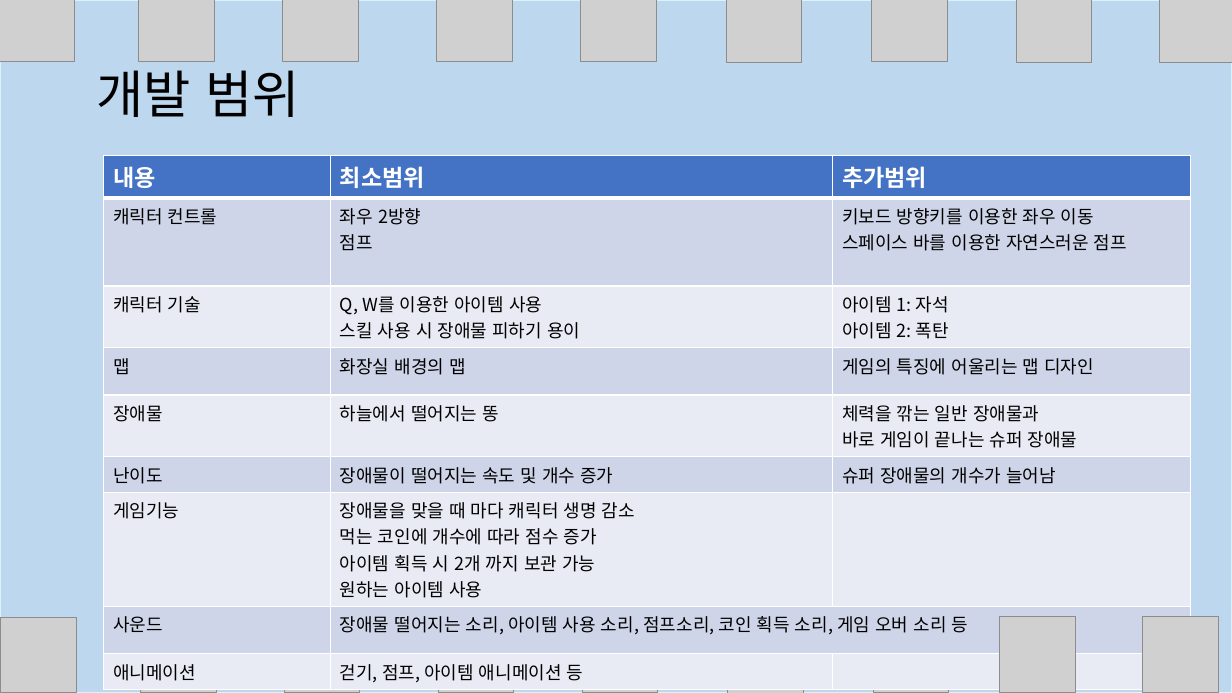
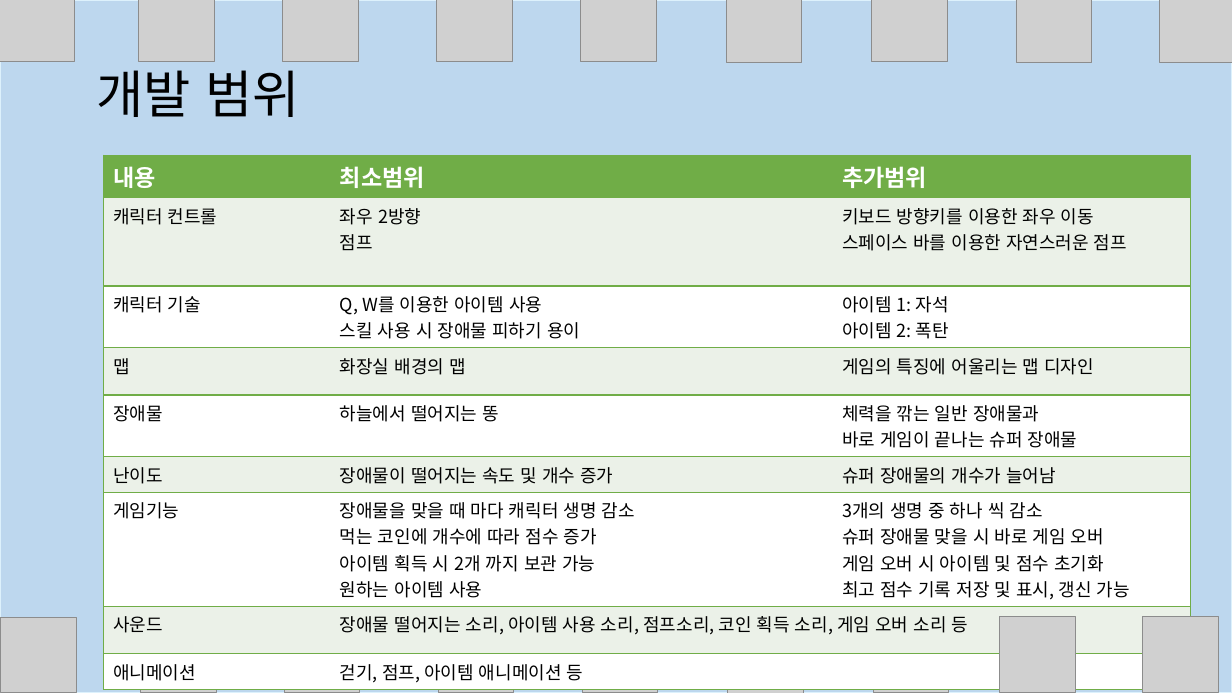
Before and after one commit to hannahBak/2021184014_2DGP_DRILL, a slide deck: slide 4 of 1차 프로젝트 발표/프레젠테이션1.pptx (slide 3 before the commit). Drawn at 1232x693 pixels with LibreOffice and Linux fonts; fonts in the diff are those of the drawing; grey boxes stand for pictures. Boxes give left, top, right and bottom in pixels: in the first picture for what was removed or moved away, otherwise in the second. Text is boxed around its words. In the diff, an @@ line names an element or a change of style, - is before the commit and + after.

```diff
--- a/1차 프로젝트 발표/프레젠테이션1.pptx
+++ b/1차 프로젝트 발표/프레젠테이션1.pptx
@@ table at <box>104,155,1190,687</box> @@
-row 7, column 3: 
+row 7, column 3: 3개의 생명 중 하나 씩 감소 / 슈퍼 장애물 맞을 시 바로 게임 오버 / 게임 오버 시 아이템 및 점수 초기화 / 최고 점수 기록 저장 및 표시, 갱신 가능
@@ fill #4472C4 to #70AD47 in row 1 @@
@@ fill #CFD5EA to #EBF1E9 in 11 cells @@
@@ fill #E9EBF5 to #FFFFFF in 12 cells @@
@@ borders changed @@
```
Also in this commit, not shown: 4 other slides changed, 2 slides added, 1 slide removed.
